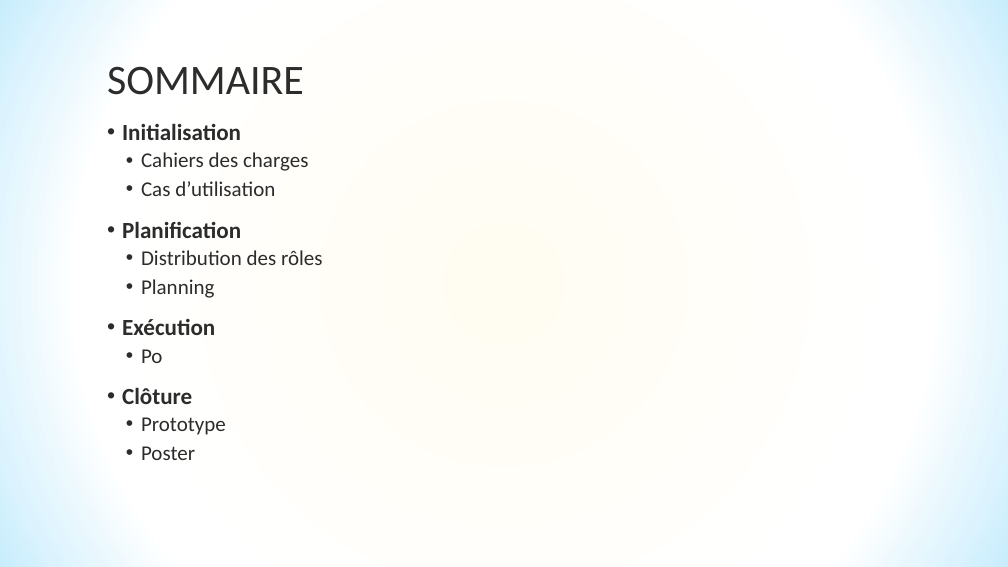
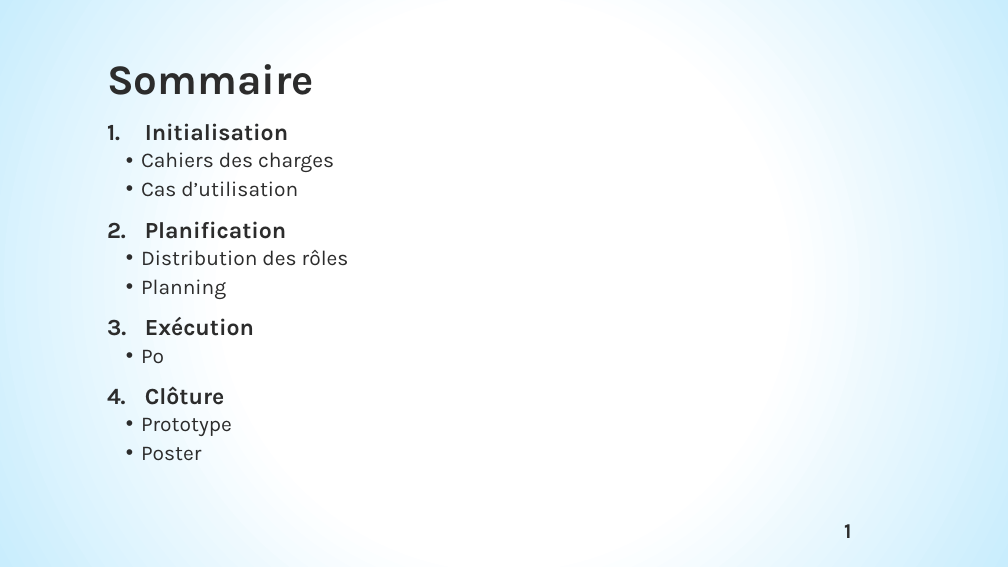
Before and after one commit to bastou2316/p2-java, a slide deck: slide 2 of 4. Cloture/Défense spec.pptx. Drawn at 1008x567 pixels with LibreOffice and Linux fonts; fonts in the diff are those of the drawing; background and template pictures are left out. Boxes give left, top, right and bottom in pixels: in the first picture for what was removed or moved away, otherwise in the second. Text is boxed around its words. In the diff, an @@ line names an element or a change of style, - is before the commit and + after.

Commit message:
Update design

```diff
--- a/4. Cloture/Défense spec.pptx
+++ b/4. Cloture/Défense spec.pptx
@@ background gradient #FFFCF2 to #FFFFFF to #C9EDFD to gradient #FFFFFF to #C9EDFD @@
@@ title at (x1=107, y1=64, x2=314, y2=95): text changed; font Calibri to Karla; bold on @@
-SOMMAIRE
+Sommaire
@@ text "Initialisation" at (x1=141, y1=123, x2=349, y2=461): font Calibri to Karla; bullet • to 1. @@
@@ page number added at (x1=844, y1=524, x2=851, y2=538), 20 pt, text #2C2C2C, bold @@
+1
```
Also in this commit, not shown: 2 other slides changed.
